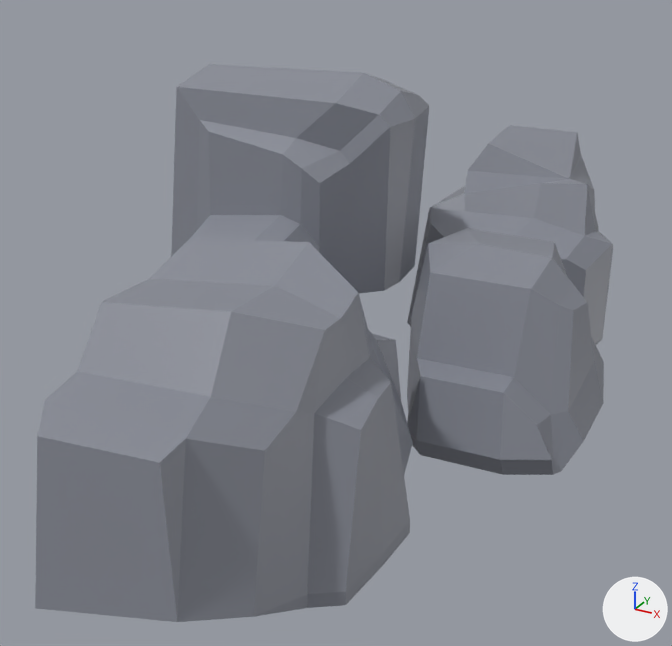
The glTF model rt/assets/models/rocks_plain.glb: old version first, new version second.
Camera for both pictures: a camera (50 mm lens) standing at (1.38, -2.68, 1.31) and looking at (-0.06, -0.08, 0.01). Every picture has the same lights, and +X, +Y and +Z are marked at lower right. The picture after the commit comes second.

Names of what the first picture shows: 'Rock_4', 'Rock_5', 'Rock_6', 'Rock_7'.
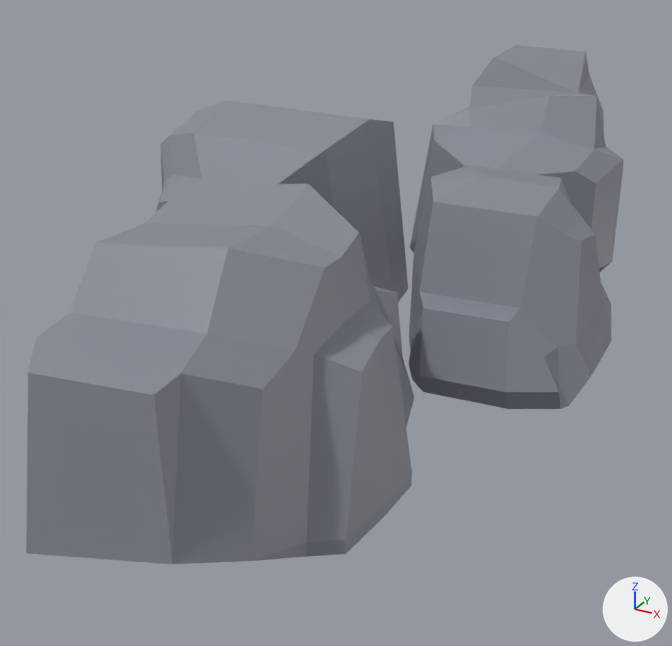
What differs and where, as boxes (x1, y1, x2, y2) in the pictures (672 x 646 px):
'Rock_4', moved: before (35, 239, 413, 622); after (26, 184, 414, 564)
'Rock_5', moved: before (407, 228, 604, 475); after (409, 165, 611, 409)
'Rock_6', moved, turned: before (171, 64, 429, 294); after (157, 100, 408, 302)
'Rock_7', moved: before (407, 125, 613, 344); after (410, 45, 623, 272)

Patch to the scene script:
```diff
--- a/rt/assets/models/rocks_plain.glb.py
+++ b/rt/assets/models/rocks_plain.glb.py
@@ ob_rock_4 @@
 ob_rock_4 = bpy.data.objects.new('Rock_4', me_cube_022)
-ob_rock_4.location = (0.251, -0.931, 0.046)
+ob_rock_4.location = (0.251, -0.931, 0.196)
@@ ob_rock_6 @@
 ob_rock_6 = bpy.data.objects.new('Rock_6', me_cube_026)
-ob_rock_6.location = (-0.25, 0.098, 0.123)
+ob_rock_6.location = (-0.522, 0.263, -0.05)
+ob_rock_6.rotation_euler = (0.0, 0.0, 3.116)  # degrees (0, 0, 179)
@@ ob_rock_7 @@
 ob_rock_7 = bpy.data.objects.new('Rock_7', me_cube_030)
-ob_rock_7.location = (0.309, 1.19, -0.113)
+ob_rock_7.location = (0.309, 1.19, 0.237)
@@ ob_rock_5 @@
 ob_rock_5 = bpy.data.objects.new('Rock_5', me_cube_024)
-ob_rock_5.location = (0.511, 0.047, -0.246)
+ob_rock_5.location = (0.511, 0.047, -0.022)
```
